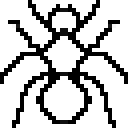
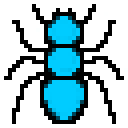
Layered file, before and after one edit (128×128). Changes by layer:
renamed "Thinest" to "Pasted Layer copy", painted on it over box(0, 0, 128, 128)
renamed "Background" to "Pasted Layer", hid it, painted on it over box(0, 0, 128, 128)
